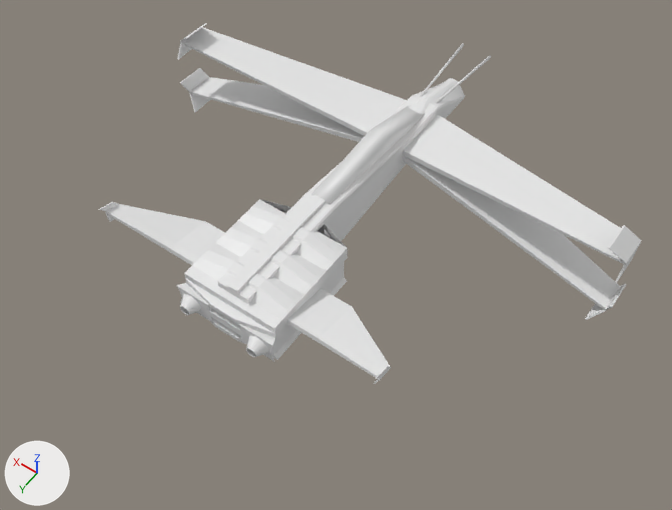
A saved change to the FBX model Assets/Models/Vehicles/spaceship.fbx.
Before and after are seen from a 50 mm lens placed at (-20.6, 34.3, 40.7), pointed at (-0.7, 6.5, -3.0). Every picture has the same lights, and +X, +Y and +Z are marked at lower left. Where no turn or scale is listed for an object, it has been applied to the vertices. Vertices at the same position are counted once.

Objects in the first picture: 'Afterburner', 'Cockpit', 'Elevators', 'Engine Block', 'Fusalage', 'Wings Lower', 'Wings Upper'.
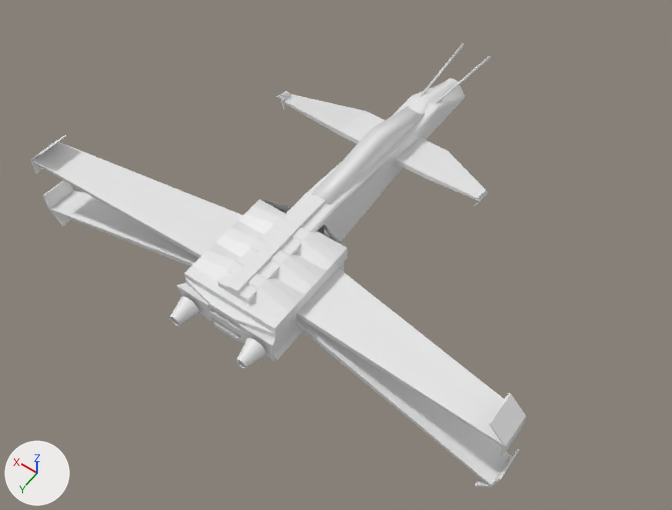
Where the change shows, as pixel boxes (x1, y1, x2, y2) in the pictures (672 x 510 px; the box of a moved part takes in the faces that stretch with it):
'Wings Upper', moved
    before: (177, 23, 641, 282)
    after: (31, 135, 526, 458)
'Wings Lower', moved
    before: (180, 68, 626, 320)
    after: (43, 180, 519, 487)
'Elevators', reshaped, moved (28% narrower, 37% shorter)
    before: (99, 202, 391, 384)
    after: (277, 91, 488, 206)
'Afterburner', mesh rescaled (9% wider, 14% taller)
    before: (180, 294, 268, 357)
    after: (170, 296, 266, 368)
part 2 of me_cube_005, moved or reshaped
    before: (287, 289, 391, 384)
    after: (394, 138, 488, 206)
part 3 of me_cube_005, moved or reshaped
    before: (99, 202, 225, 265)
    after: (277, 91, 385, 144)

The change in detail:
me_circle has 256 vertices, 256 faces and spans x -0.62..5.13, y -0.01..0.62, z -0.62..0.62.
me_circle is used by ob_afterburner; location (-2.25, 15.5, 0.0).
me_circle part 1: the whole mesh is scaled about its middle by (1, 2, 1), then moved by (0.0, 0.5, 0.0).
me_cube_005 has 48 vertices, 42 faces and spans x -5.1..13.1, y -0.9..2.9, z -0.7..1.4.
me_cube_005 is used by ob_elevators; location (-4.0, 12.0, 1.0).
me_cube_005 part 2: the loose piece of 24 vertices spanning x -5.1..1.0, y -0.9..2.9, z -0.7..1.4 is moved by (2.0, 0.0, 0.0).
me_cube_005 part 3: the loose piece of 24 vertices spanning x 7.0..13.1, y -0.9..2.9, z -0.7..1.4 is moved by (-2.0, 0.0, 0.0).
Object 'Wings Lower' (ob_wings_lower) moves from (-5.69, -2.0, -1.35) to (-5.69, 11.0, -1.35).
Object 'Elevators' (ob_elevators) moves from (-4.0, 12.0, 1.0) to (-4.0, -1.07, 0.5).
Object 'Wings Upper' (ob_wings_upper) moves from (-5.69, -2.0, 0.35) to (-5.69, 11.0, 0.35).
